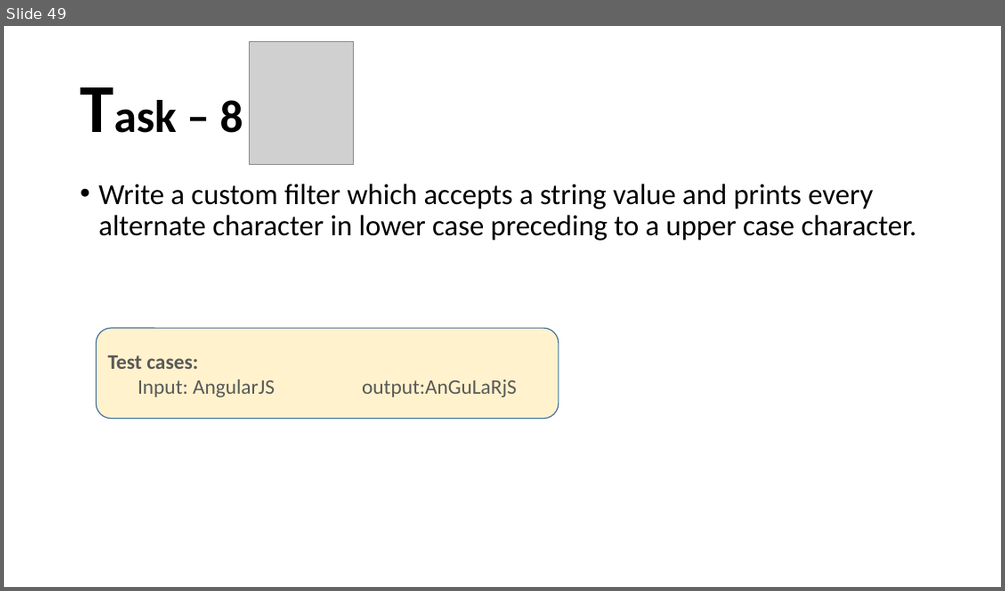
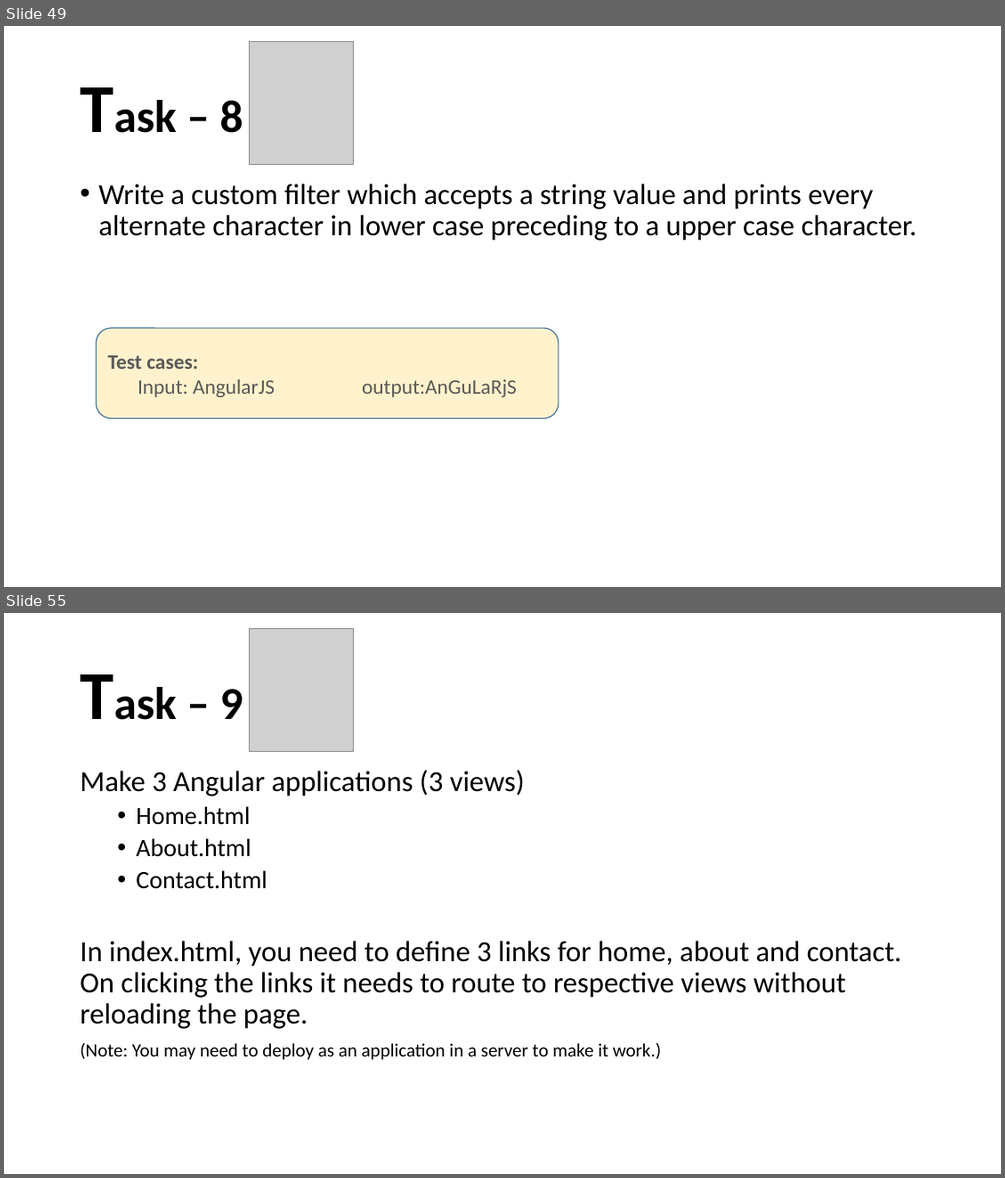
Before and after one commit to santoshkar/Angular, a slide deck: Angular JS draft.pptx. Shown one above the other, each under a label of ours: slide 49 before the commit, slides 49 and 55 after it; the slides between them are not shown. The pictures are 1005x591 and 1005x1178 pixels, drawn with LibreOffice and Linux fonts; fonts in the diff are those of the drawing; grey boxes stand for pictures. Boxes give left, top, right and bottom in pixels: in the first picture for what was removed or moved away, otherwise in the second. Text is boxed around its words. In the diff, an @@ line names an element or a change of style, - is before the commit and + after.

Commit message:
Router added.

```diff
--- a/Angular JS draft.pptx
+++ b/Angular JS draft.pptx
@@ slide 55 added at bbox=[4, 613, 1001, 1174], background #FFFFFF @@
@@ picture added at bbox=[250, 629, 353, 751] @@
@@ title added at bbox=[220, 689, 243, 719], 44 pt, text #000000, bold @@
+Task – 9
@@ text added at bbox=[80, 770, 902, 1060], 28 pt, text #000000 @@
+Make 3 Angular applications (3 views)
+  • Home.html
+  • About.html
+  • Contact.html
+In index.html, you need to define 3 links for home, about and contact. On clicking the links it needs to route to respective views without reloading the page.
+(Note: You may need to deploy as an application in a server to make it work.)
```
Also in this commit, not shown: 16 slides changed, 7 other slides added, 1 slide removed, 4 other files.
